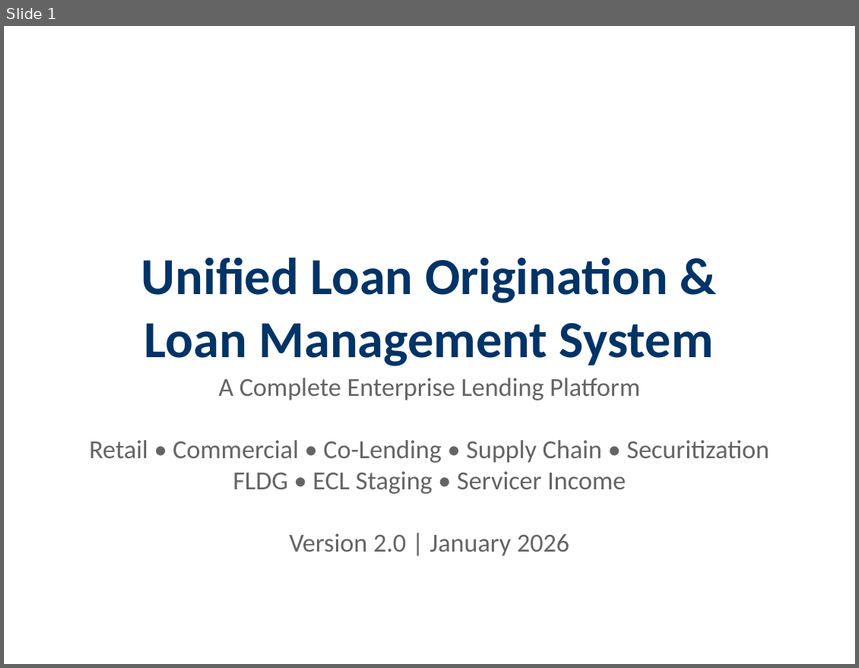
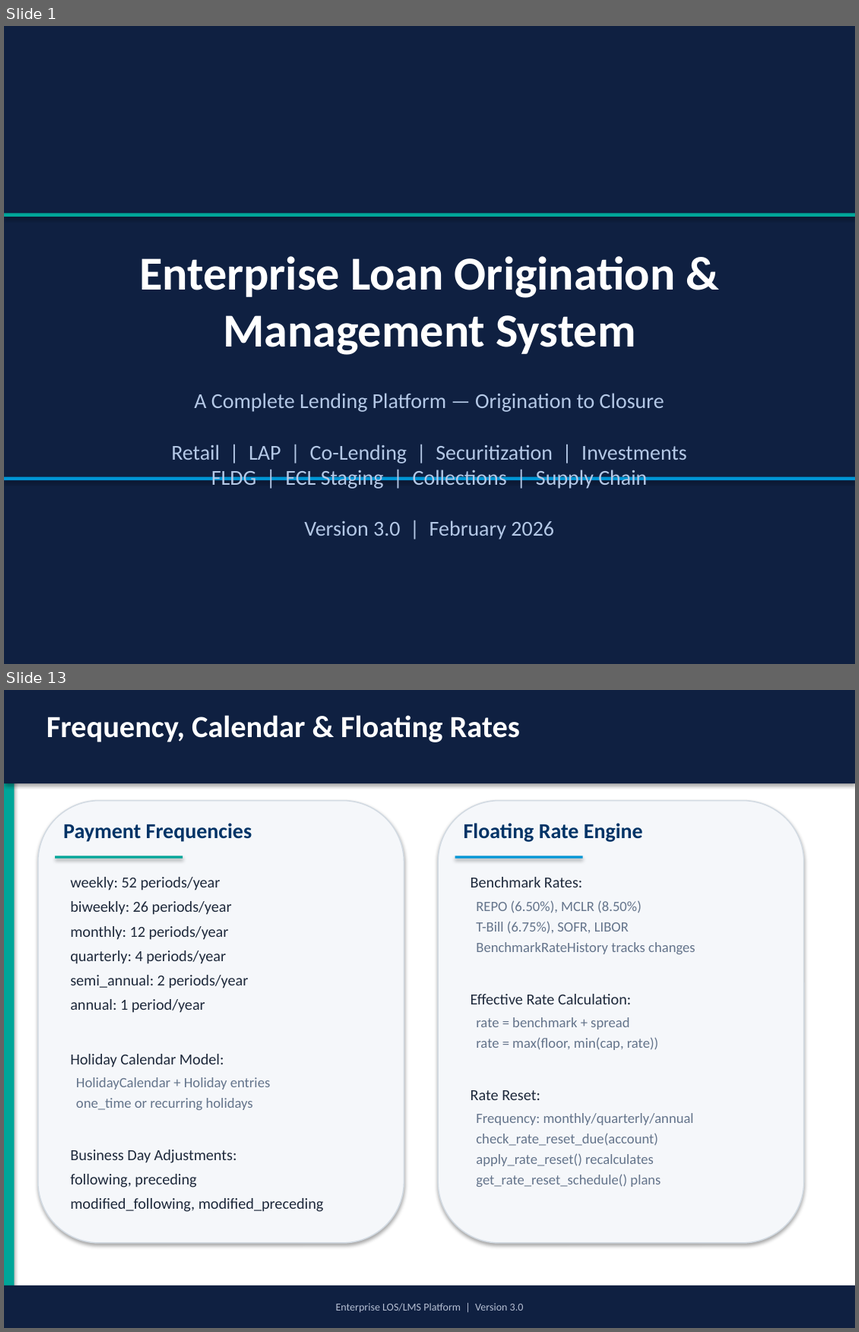
Before and after one commit to harshitrathi14/LOS-LMS, a slide deck: docs/LOS_LMS_System_Presentation.pptx. Shown one above the other, each under a label of ours: slide 1 before the commit, slides 1 and 13 after it; the slides between them are not shown. The pictures are 859x668 and 859x1332 pixels, drawn with LibreOffice and Linux fonts; fonts in the diff are those of the drawing. Boxes give left, top, right and bottom in pixels: in the first picture for what was removed or moved away, otherwise in the second. Text is boxed around its words. In the diff, an @@ line names an element or a change of style, - is before the commit and + after.

```diff
--- a/docs/LOS_LMS_System_Presentation.pptx
+++ b/docs/LOS_LMS_System_Presentation.pptx
@@ slide 13 added at <box>4,690,855,1328</box>, background #FFFFFF @@
@@ rectangle added at <box>4,690,14,1328</box>, fill #00A699 @@
@@ rectangle added at <box>4,690,855,783</box>, fill #0F2041 @@
@@ text added at <box>47,715,520,742</box>, 26 pt, text #FFFFFF, bold @@
+Frequency, Calendar & Floating Rates
@@ rounded rectangle added at <box>38,801,404,1243</box>, fill #F5F7FA, outline #D2DAE2 1 pt @@
@@ rounded rectangle added at <box>438,801,804,1243</box>, fill #F5F7FA, outline #D2DAE2 1 pt @@
@@ text added at <box>63,823,252,842</box>, 18 pt, text #003366, bold @@
+Payment Frequencies
@@ text added at <box>464,823,643,842</box>, 18 pt, text #003366, bold @@
+Floating Rate Engine
@@ rectangle added at <box>55,856,183,859</box>, fill #00A699 @@
@@ rectangle added at <box>455,856,583,859</box>, fill #0096D6 @@
@@ text added at <box>70,877,324,1212</box>, 13 pt, text #1E293B @@
+weekly: 52 periods/year
+biweekly: 26 periods/year
+monthly: 12 periods/year
+quarterly: 4 periods/year
+semi_annual: 2 periods/year
+annual: 1 period/year
+Holiday Calendar Model:
+HolidayCalendar + Holiday entries
+one_time or recurring holidays
+Business Day Adjustments:
+following, preceding
+modified_following, modified_preceding
@@ text added at <box>471,877,696,1187</box>, 12 pt, text #64748B @@
+Benchmark Rates:
+REPO (6.50%), MCLR (8.50%)
+T-Bill (6.75%), SOFR, LIBOR
+BenchmarkRateHistory tracks changes
+Effective Rate Calculation:
+rate = benchmark + spread
+rate = max(floor, min(cap, rate))
+Rate Reset:
+Frequency: monthly/quarterly/annual
+check_rate_reset_due(account)
+apply_rate_reset() recalculates
+get_rate_reset_schedule() plans
@@ rectangle added at <box>4,1286,855,1328</box>, fill #0F2041, 9 pt, text #B4BED2 @@
+Enterprise LOS/LMS Platform | Version 3.0
@@ slide 1 changed as well @@
@@ background #FFFFFF to #0F2041 @@
@@ rectangle added at <box>4,213,855,217</box>, fill #00A699 @@
@@ text at <box>139,256,676,355</box>: text changed; size 44 to 40 pt; text colour #003366 to #FFFFFF @@
-Unified Loan Origination &
-Loan Management System
+Enterprise Loan Origination &
+Management System
@@ text at <box>171,393,687,540</box>: text changed; size 22 to 18 pt; text colour #646464 to #B4C8E6 @@
-A Complete Enterprise Lending Platform
-Retail • Commercial • Co-Lending • Supply Chain • Securitization
-FLDG • ECL Staging • Servicer Income
-Version 2.0 | January 2026
+A Complete Lending Platform — Origination to Closure
+Retail | LAP | Co-Lending | Securitization | Investments
+FLDG | ECL Staging | Collections | Supply Chain
+Version 3.0 | February 2026
@@ rectangle added at <box>4,477,855,480</box>, fill #0096D6 @@
```
Also in this commit, not shown: 2 other slides changed, 48 other slides added, 23 slides removed, 32 other files.
